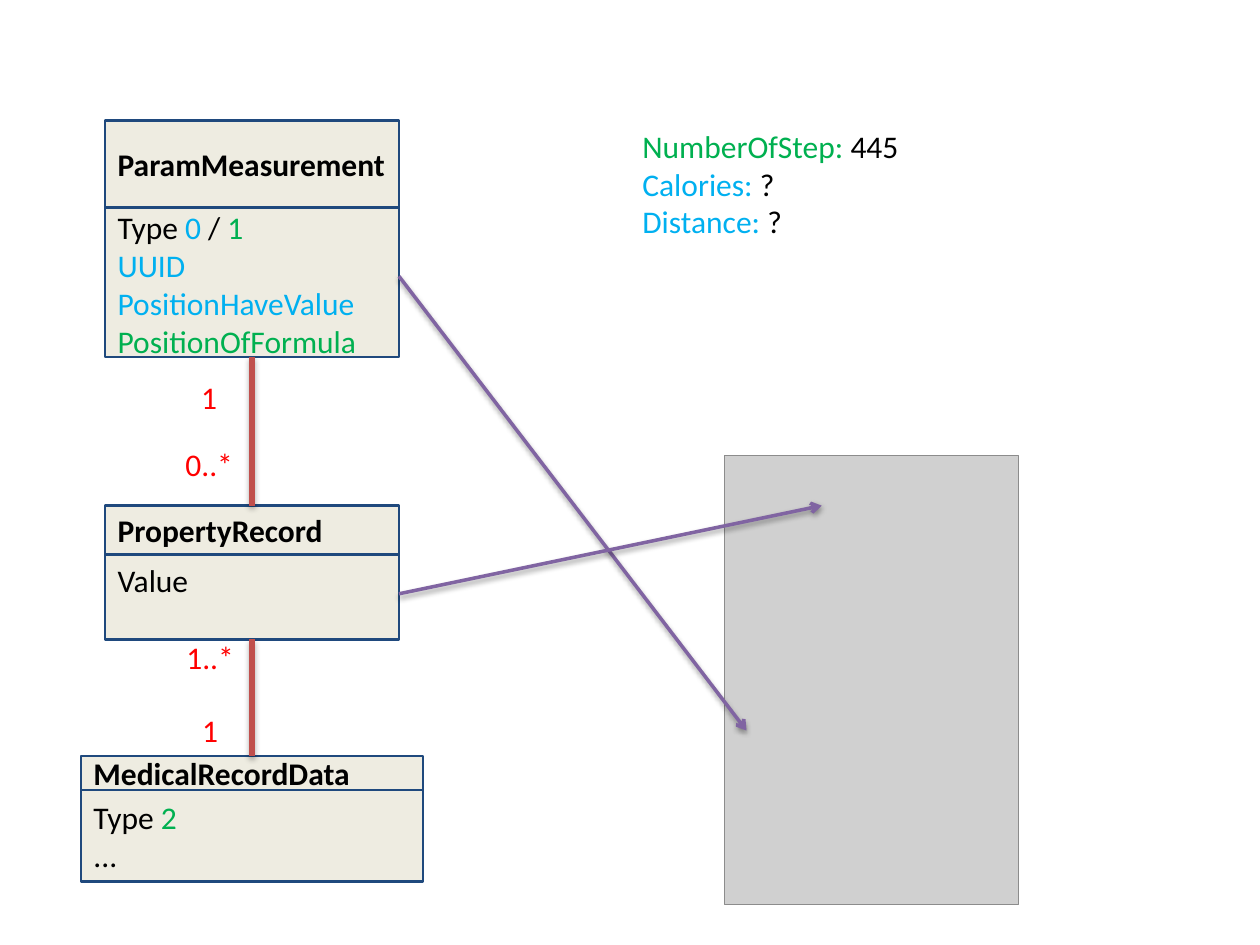
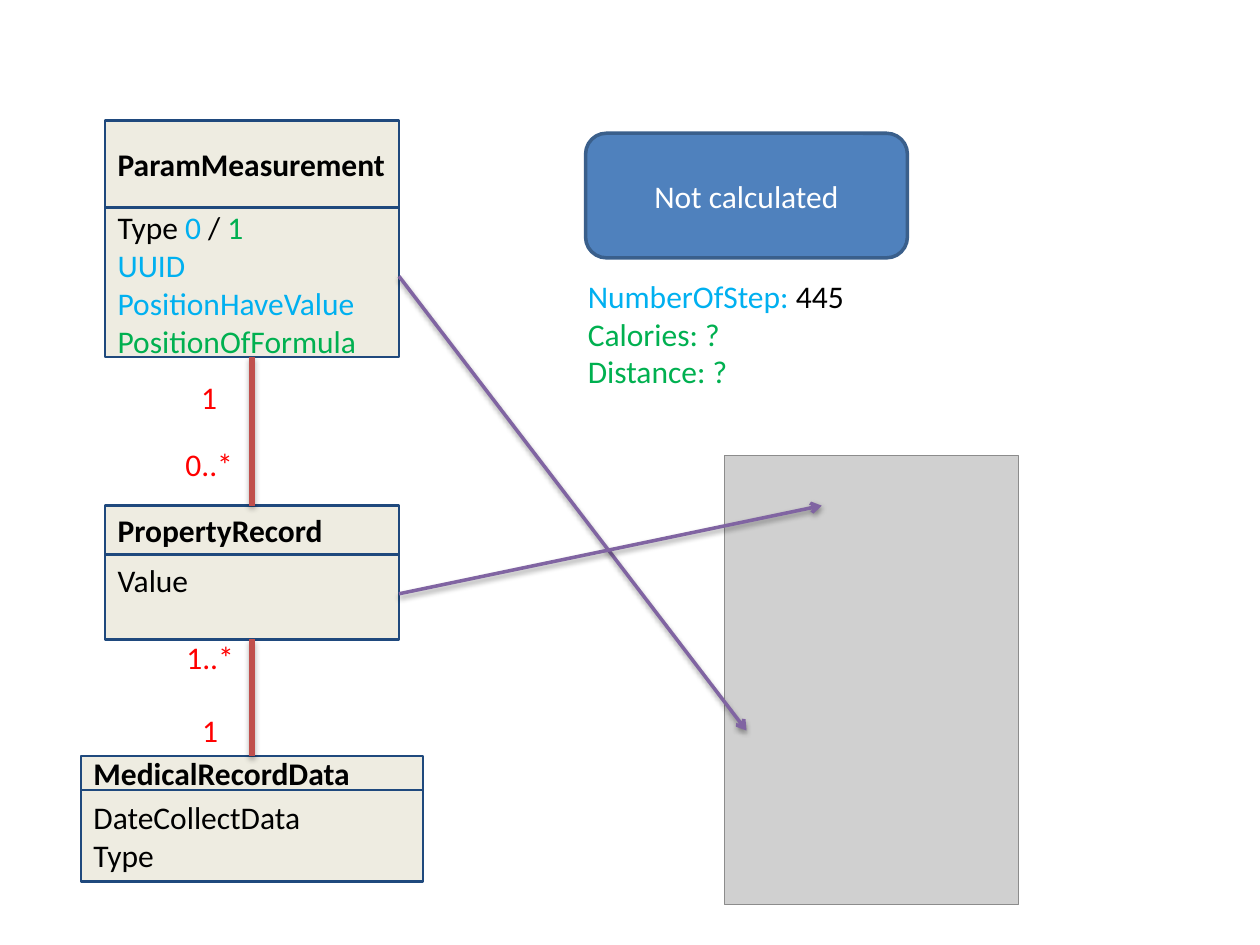
Before and after one commit to quantdse60878/HSTS, a slide deck: slide 8 of docs/Temperature Presentation/Quy/ReadDataFromWristband.pptx (slide 3 before the commit). Drawn at 1260x945 pixels with LibreOffice and Linux fonts; fonts in the diff are those of the drawing; grey boxes stand for pictures. Boxes give left, top, right and bottom in pixels: in the first picture for what was removed or moved away, otherwise in the second. Text is boxed around its words. In the diff, an @@ line names an element or a change of style, - is before the commit and + after.

```diff
--- a/docs/Temperature Presentation/Quy/ReadDataFromWristband.pptx
+++ b/docs/Temperature Presentation/Quy/ReadDataFromWristband.pptx
@@ rounded rectangle added at box(586, 134, 907, 258), fill #4F81BD, outline #3A5F8C 2 pt, 18 pt, text #FFFFFF @@
+Not calculated
@@ text "NumberOfStep: 445": place and size @@
-text "NumberOfStep: 445" at box(642, 136, 899, 234)
+text "NumberOfStep: 445" at box(588, 286, 844, 384)
@@ text "NumberOfStep: 445" at box(588, 286, 844, 384): text colour #00B050 to #00B0F0 in "NumberOfStep:"; text colour #00B0F0 to #00B050 in "Calories:", "Distance:"; text colour #000000 to #00B050 in "?", "?" @@
@@ text in rectangle at box(93, 807, 300, 872): text changed @@
-Type 2
-...
+DateCollectData
+Type
```
Also in this commit, not shown: 1 other slide changed, 6 slides added, 1 slide removed.
